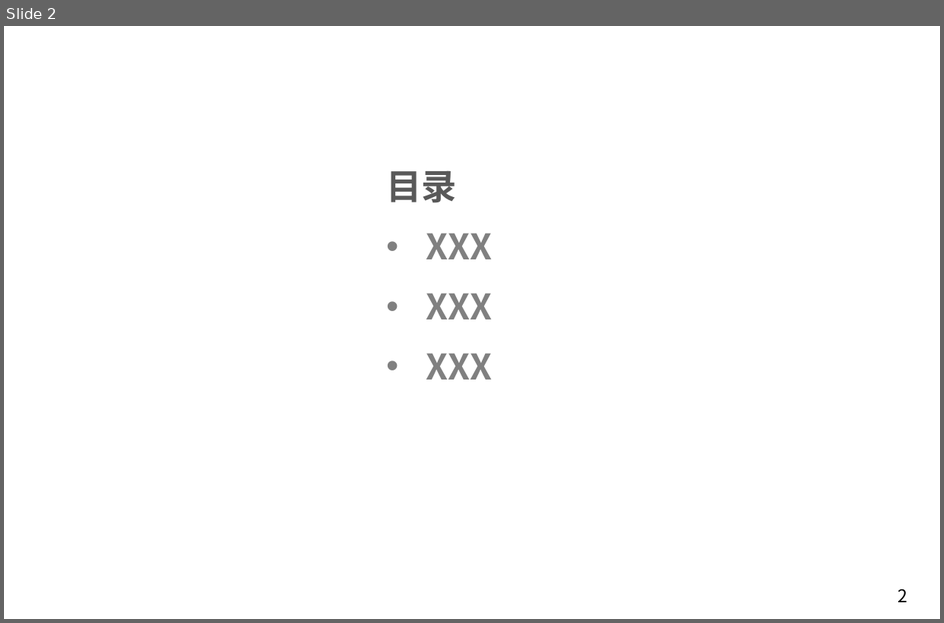
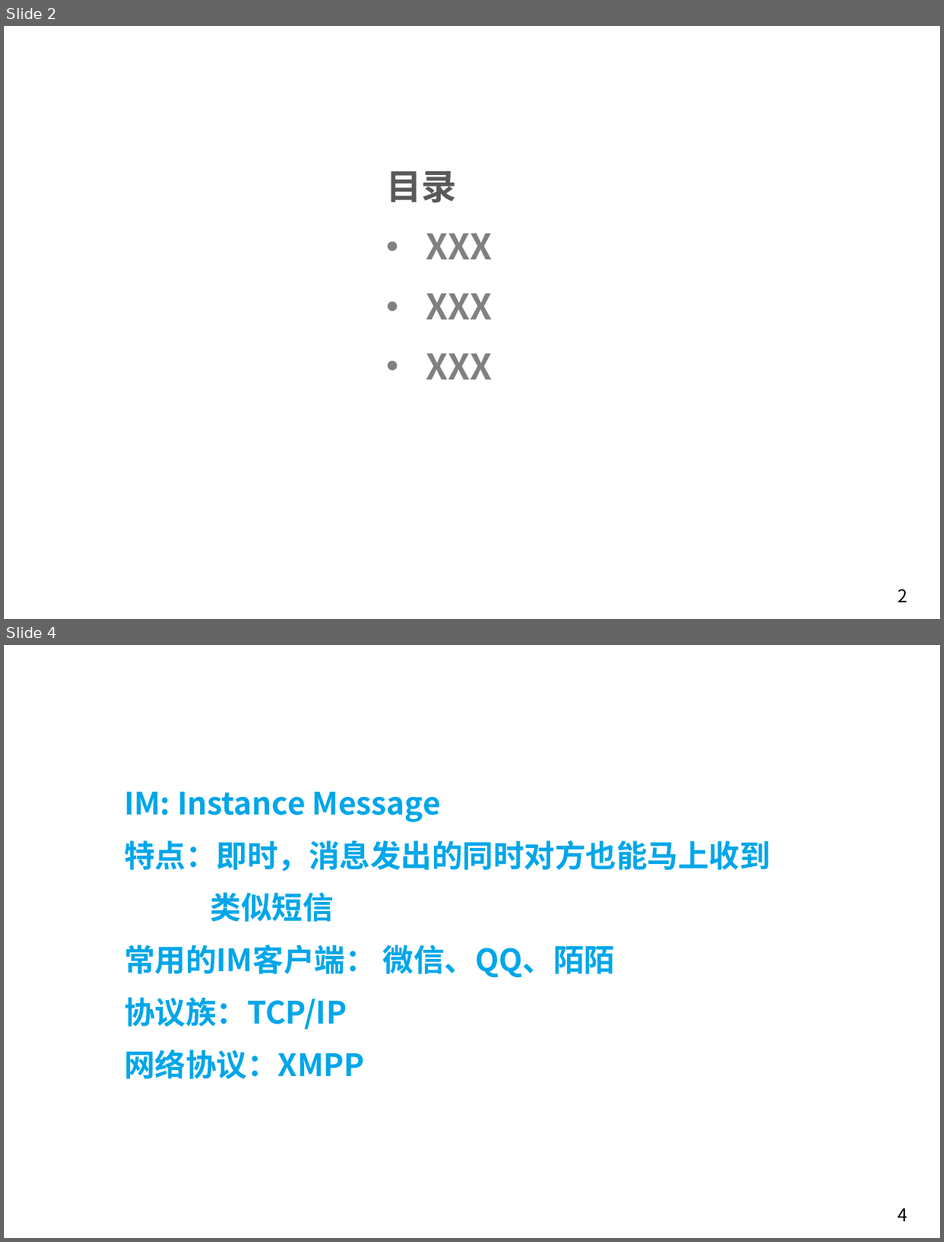
Before and after one commit to Easyhood/IM, a slide deck: 说明文档/IM即时通信总结.pptx. Shown one above the other, each under a label of ours: slide 2 before the commit, slides 2 and 4 after it; the slides between them are not shown. The pictures are 944x623 and 944x1242 pixels, drawn with LibreOffice and Linux fonts; fonts in the diff are those of the drawing; background and template pictures are left out. Boxes give left, top, right and bottom in pixels: in the first picture for what was removed or moved away, otherwise in the second. Text is boxed around its words. In the diff, an @@ line names an element or a change of style, - is before the commit and + after.

```diff
--- a/说明文档/IM即时通信总结.pptx
+++ b/说明文档/IM即时通信总结.pptx
@@ slide 4 added at box(4, 645, 940, 1238), background picture (left out); not listed: 1 template element that a slide beside it also shows @@
@@ text added at box(124, 792, 771, 1079), 28 pt, text #00A6E9, bold @@
+IM: Instance Message
+特点：即时，消息发出的同时对方也能马上收到
+类似短信
+常用的IM客户端： 微信、QQ、陌陌
+协议族：TCP/IP
+网络协议：XMPP
```
Also in this commit, not shown: 1 slide changed, 13 other slides added, 1 slide removed.
